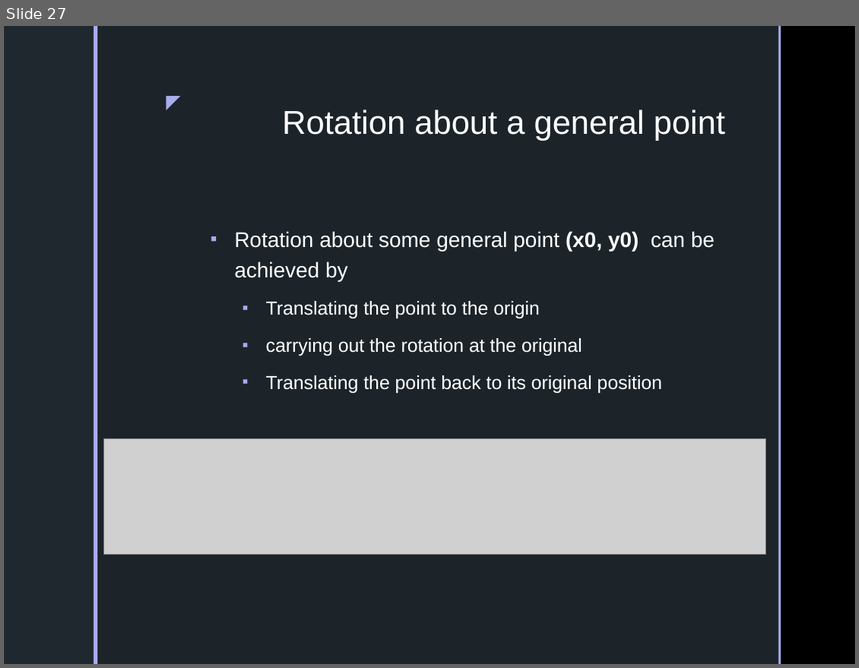
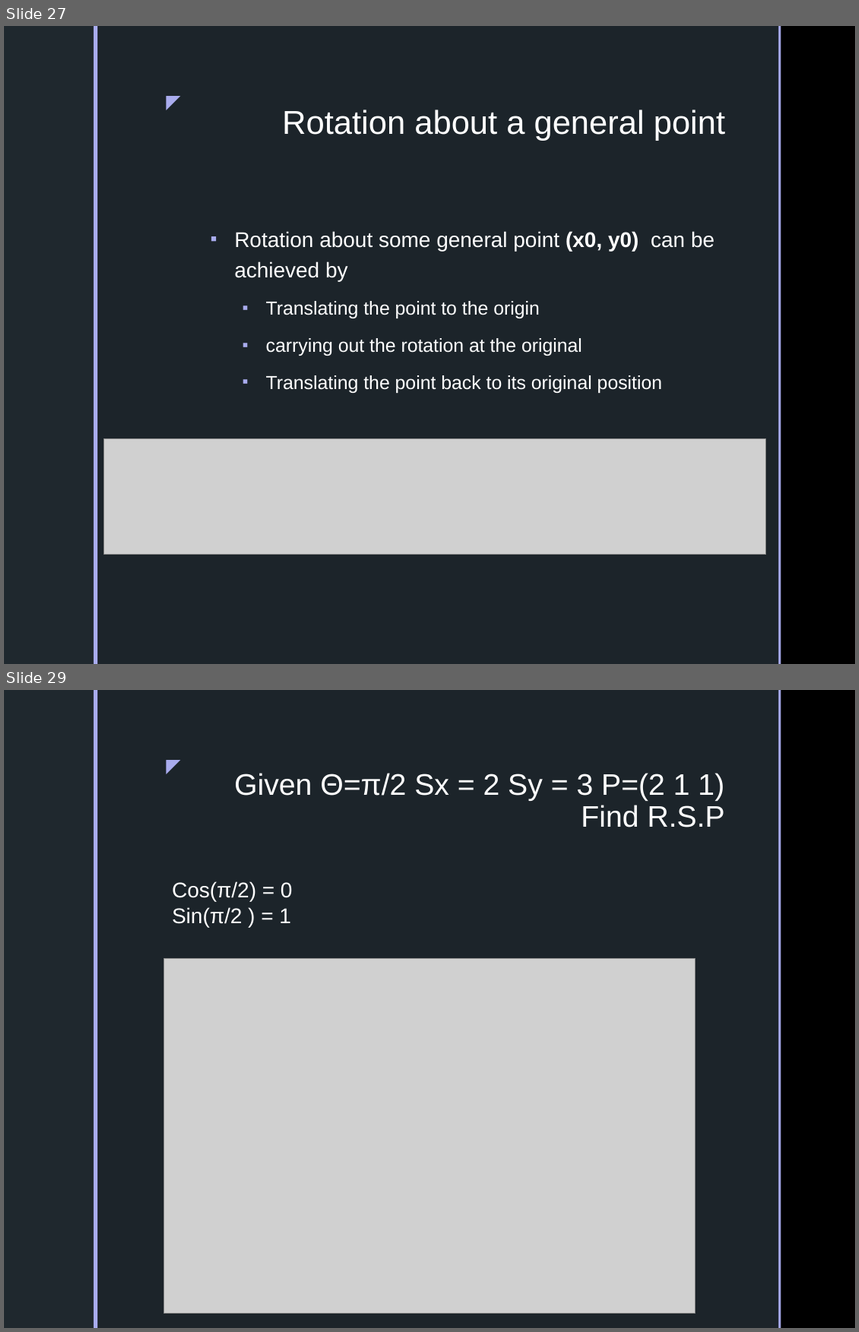
Before and after one commit to chiayiquan/year_3_sem_1, a slide deck: 3D graphics/SIM/lesson 4/Workshop 4a Basic Matrix and 2D Transformation.pptx. Shown one above the other, each under a label of ours: slide 27 before the commit, slides 27 and 29 after it; the slides between them are not shown. The pictures are 859x668 and 859x1332 pixels, drawn with LibreOffice and Linux fonts; fonts in the diff are those of the drawing; grey boxes stand for pictures; background and template pictures are left out. Boxes give left, top, right and bottom in pixels: in the first picture for what was removed or moved away, otherwise in the second. Text is boxed around its words. In the diff, an @@ line names an element or a change of style, - is before the commit and + after.

```diff
--- a/3D graphics/SIM/lesson 4/Workshop 4a Basic Matrix and 2D Transformation.pptx
+++ b/3D graphics/SIM/lesson 4/Workshop 4a Basic Matrix and 2D Transformation.pptx
@@ slide 29 added at (4, 690, 855, 1328), background picture (left out); not listed: 5 template elements that a slide beside it also shows @@
@@ title added at (234, 773, 725, 828), 25.2 pt, text #FFFFFF @@
+Given Θ=π/2 Sx = 2 Sy = 3 P=(2 1 1)
+Find R.S.P
@@ text added at (172, 882, 293, 927), 18 pt, text #FFFFFF @@
+Cos(π/2) = 0
+Sin(π/2 ) = 1
@@ picture added at (164, 959, 696, 1314) @@
```
Also in this commit, not shown: 1 slide changed, 3 other slides added, 17 other files.
